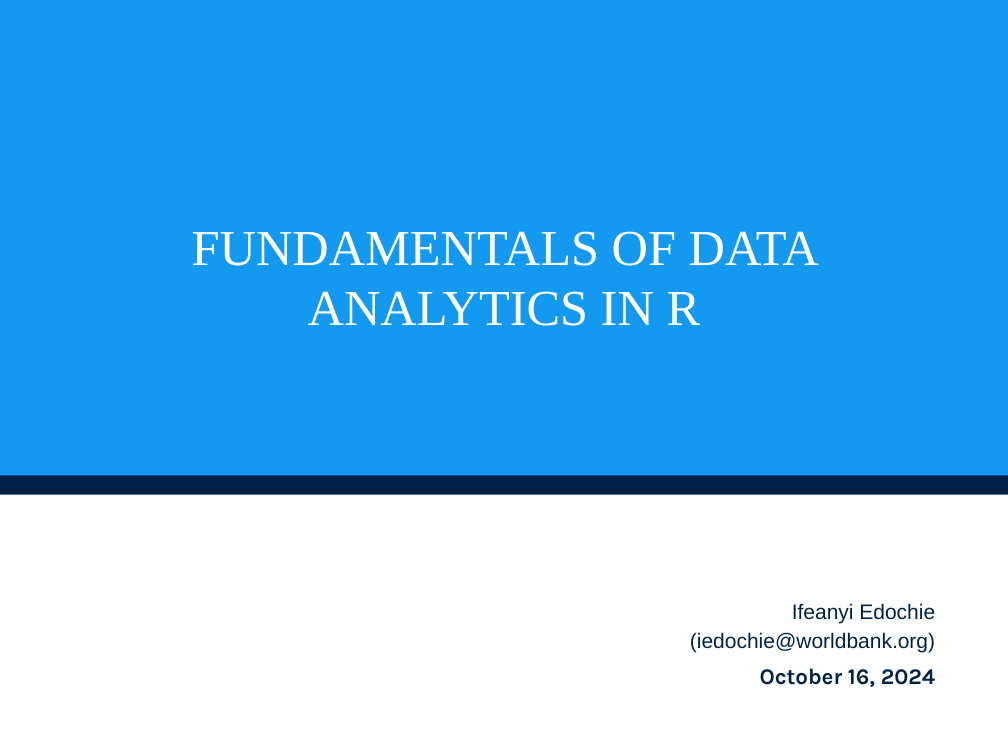
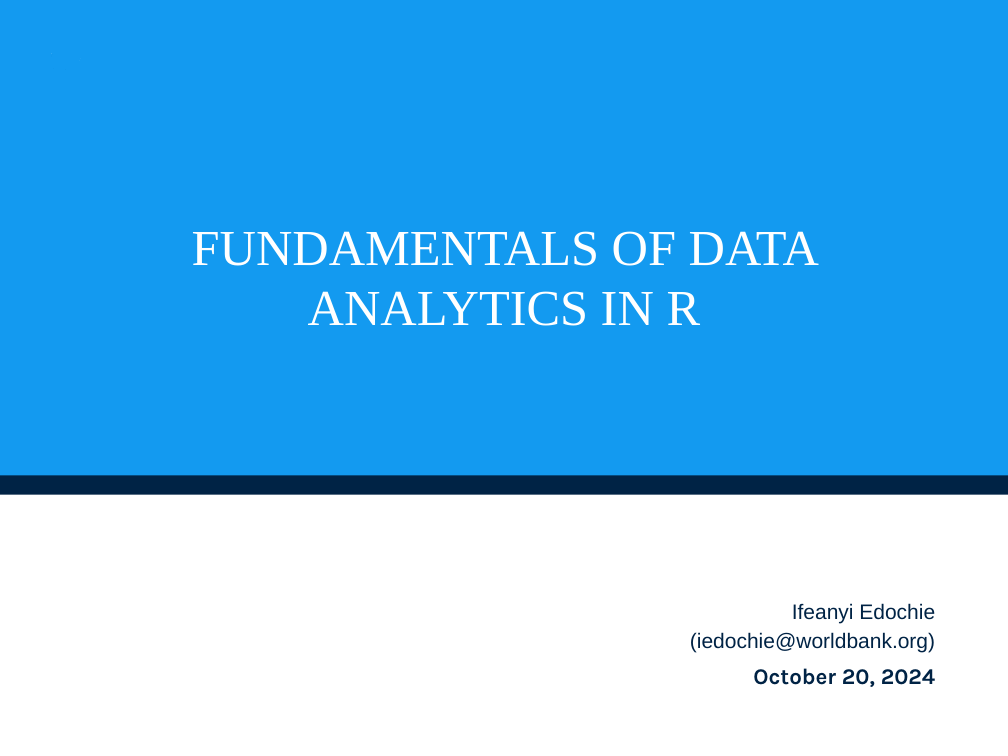
Before and after one commit to SSA-Statistical-Team-Projects/SAEPovTraineR, a slide deck: slide 1 of Presentations/part3_rfundamentals.pptx. Drawn at 1008x756 pixels with LibreOffice and Linux fonts; fonts in the diff are those of the drawing; background and template pictures are left out. Boxes give left, top, right and bottom in pixels: in the first picture for what was removed or moved away, otherwise in the second. Text is boxed around its words. In the diff, an @@ line names an element or a change of style, - is before the commit and + after.

```diff
--- a/Presentations/part3_rfundamentals.pptx
+++ b/Presentations/part3_rfundamentals.pptx
@@ text at [753, 668, 935, 687]: text changed @@
-October 16, 2024
+October 20, 2024
```
Also in this commit, not shown: 1 other slide changed, 3 other files.
